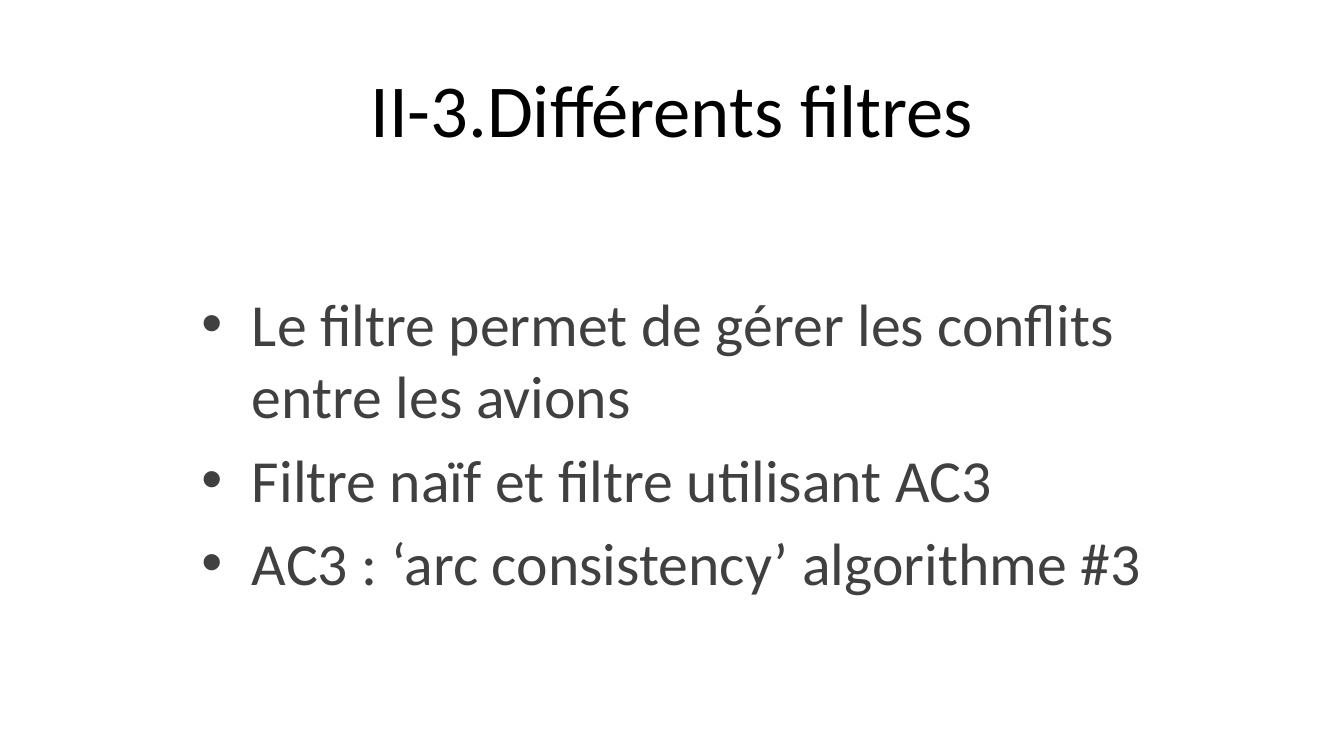
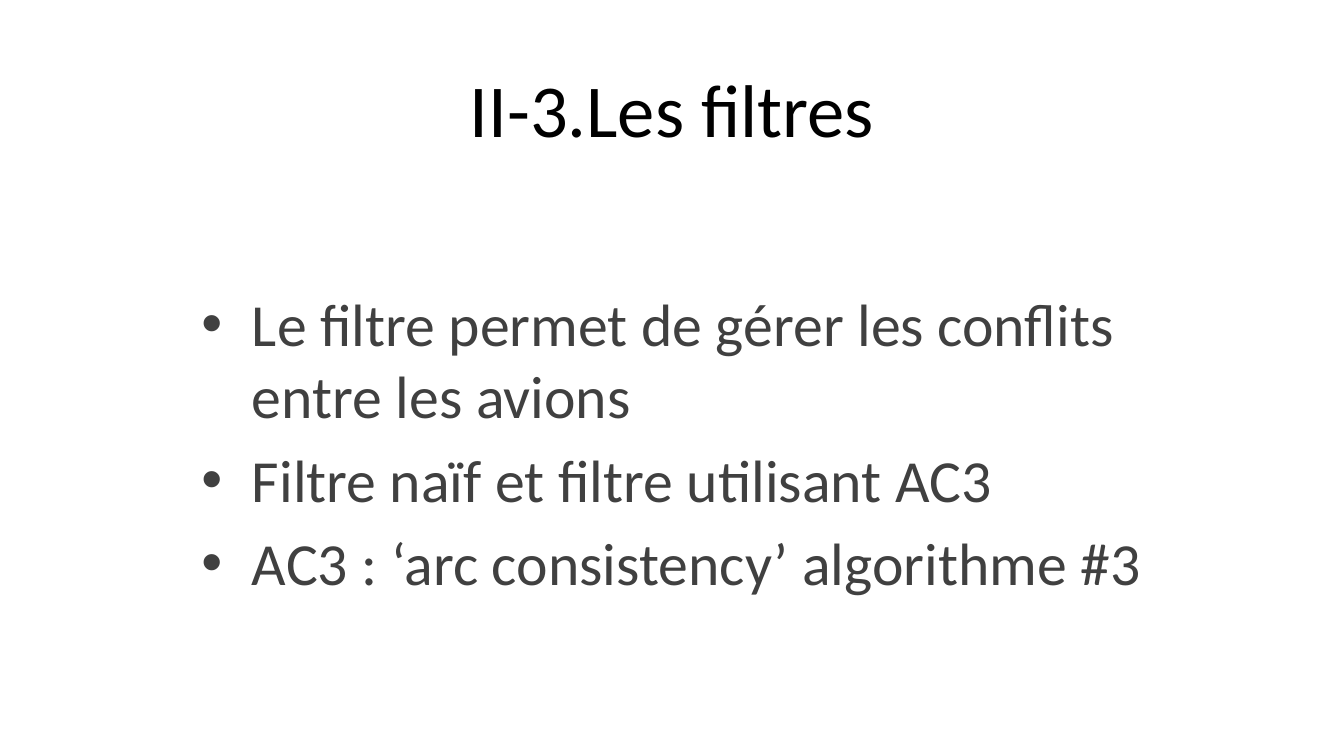
Before and after one commit to doriancoste/conflicts_resolution, a slide deck: slide 8 of presentation.pptx. Drawn at 1344x756 pixels with LibreOffice and Linux fonts; fonts in the diff are those of the drawing; background and template pictures are left out. Boxes give left, top, right and bottom in pixels: in the first picture for what was removed or moved away, otherwise in the second. Text is boxed around its words. In the diff, an @@ line names an element or a change of style, - is before the commit and + after.

```diff
--- a/presentation.pptx
+++ b/presentation.pptx
@@ title at (470, 85, 874, 138): text changed @@
-II-3.Différents filtres
+II-3.Les filtres
```
Also in this commit, not shown: 5 other slides changed.
